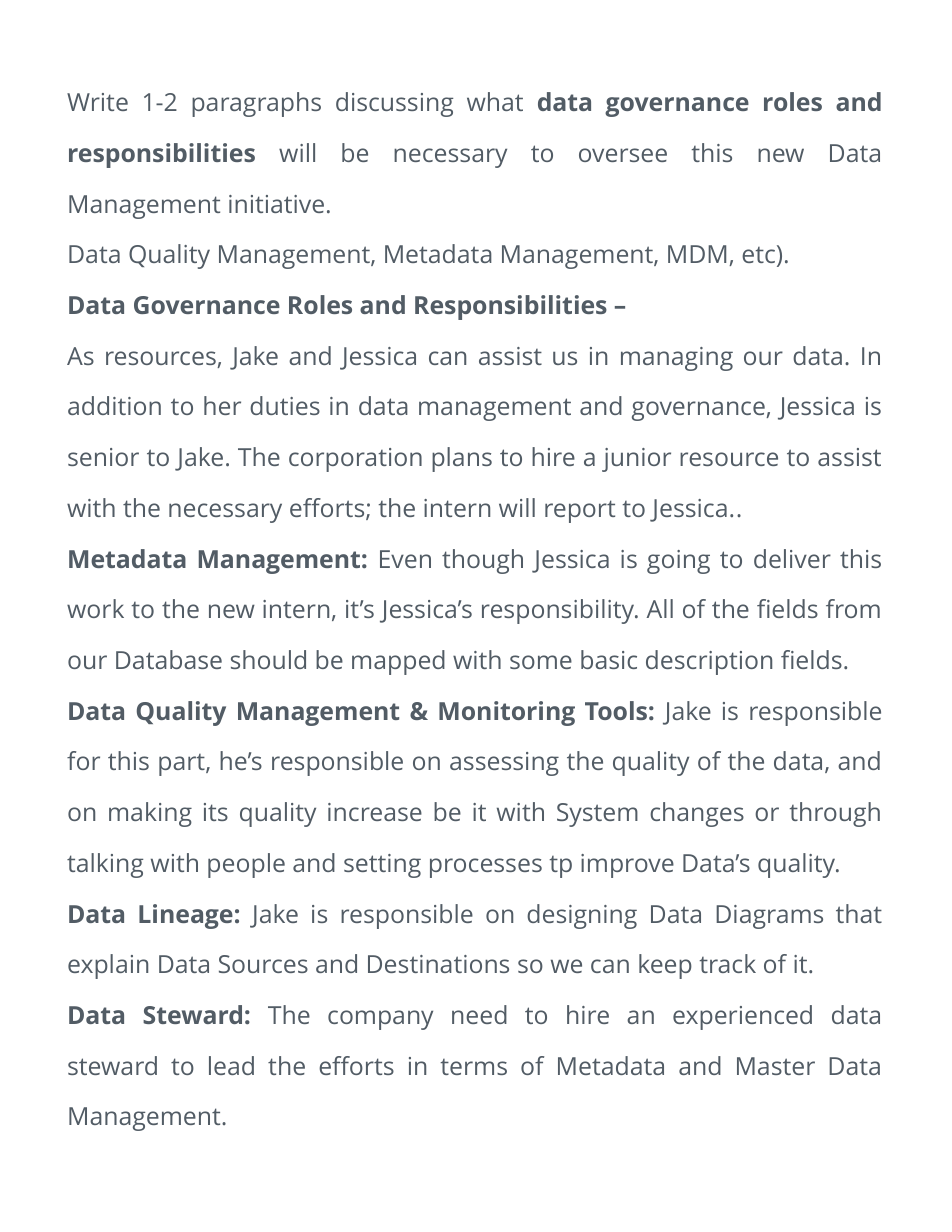
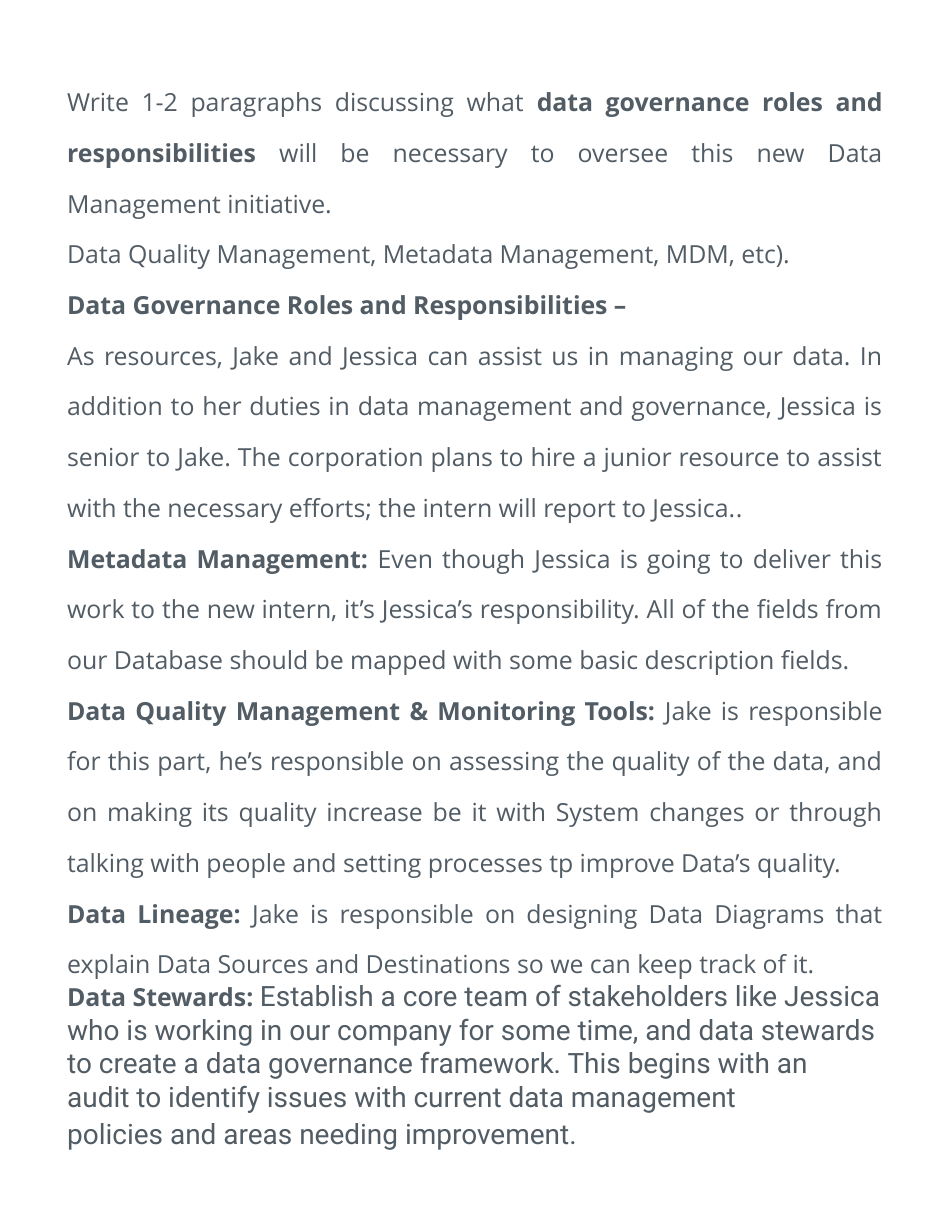
Before and after one commit to EslamElassal/Data-Governance-at-SneakerPark, a slide deck: slide 16 of DataGovernanceProposal.pptx. Drawn at 952x1232 pixels with LibreOffice and Linux fonts; fonts in the diff are those of the drawing. Boxes give left, top, right and bottom in pixels: in the first picture for what was removed or moved away, otherwise in the second. Text is boxed around its words. In the diff, an @@ line names an element or a change of style, - is before the commit and + after.

```diff
--- a/DataGovernanceProposal.pptx
+++ b/DataGovernanceProposal.pptx
@@ text at box(67, 984, 880, 1150): text changed; size 16 to 18 pt; font Open Sans to Roboto @@
-Data Steward: The company need to hire an experienced data steward to lead the efforts in terms of Metadata and Master Data Management.
+Data Stewards: Establish a core team of stakeholders like Jessica who is working in our company for some time, and data stewards
+to create a data governance framework. This begins with an
+audit to identify issues with current data management
+policies and areas needing improvement.
```
Also in this commit, not shown: 1 other slide changed, 1 slide added, 1 other file.
